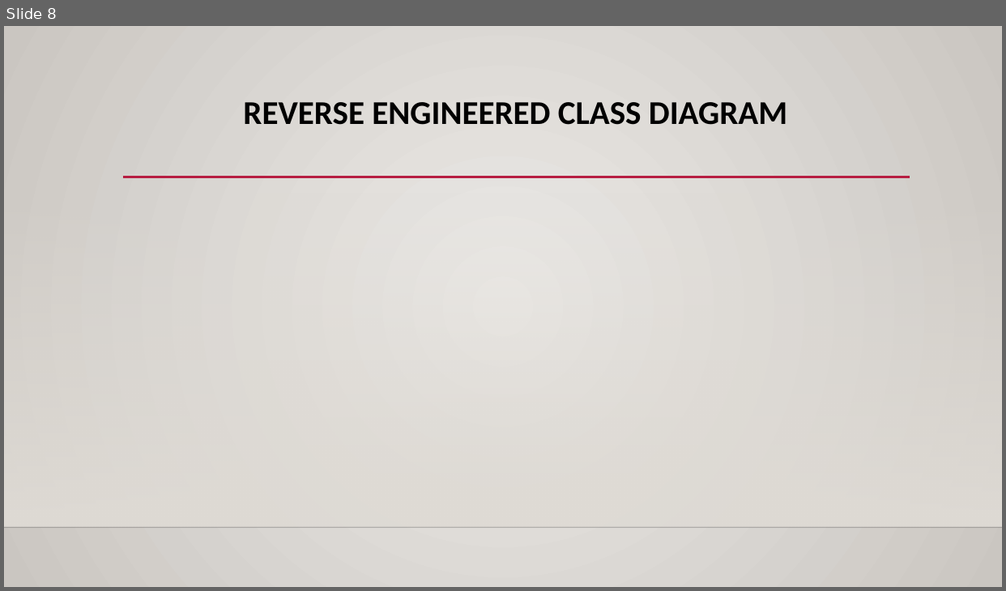
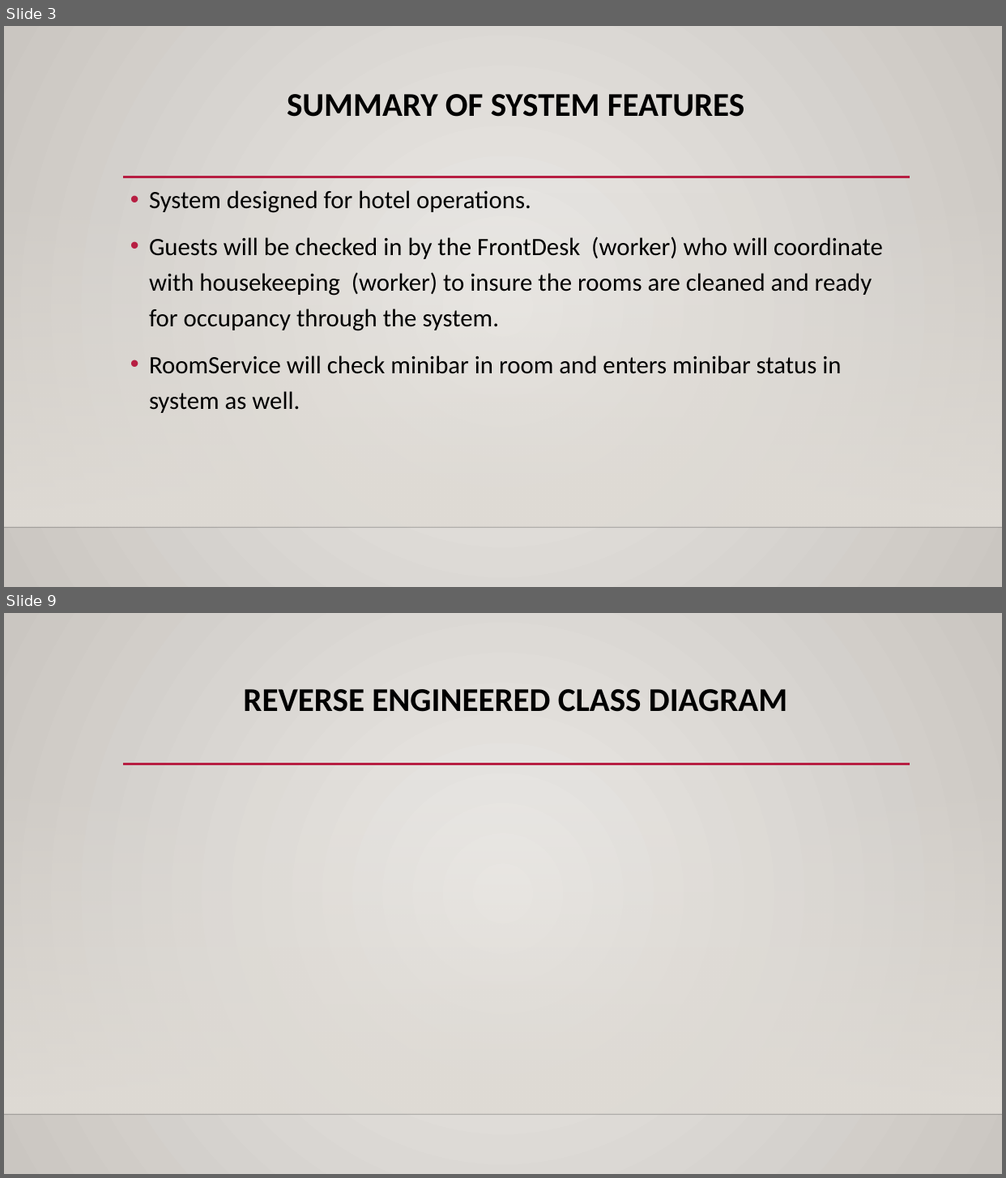
Before and after one commit to nyaundid/Hotel_Management-, a slide deck: Final_Presentation.pptx. Shown one above the other, each under a label of ours: slide 8 before the commit, slides 3 and 9 after it; the slides between them are not shown. The pictures are 1006x591 and 1006x1178 pixels, drawn with LibreOffice and Linux fonts; fonts in the diff are those of the drawing; background and template pictures are left out. Boxes give left, top, right and bottom in pixels: in the first picture for what was removed or moved away, otherwise in the second. Text is boxed around its words. In the diff, an @@ line names an element or a change of style, - is before the commit and + after.

```diff
--- a/Final_Presentation.pptx
+++ b/Final_Presentation.pptx
@@ slide 3 added at (4,26,1002,587), background gradient #ECEAE7 to #CAC7C1; not listed: 3 template elements that a slide beside it also shows @@
@@ title added at (287,94,744,117), 32 pt, text #000000, bold @@
+SUMMARY OF SYSTEM FEATURES
@@ text added at (149,190,883,413), 24 pt, text #000000 @@
+• System designed for hotel operations.
+• Guests will be checked in by the FrontDesk (worker) who will coordinate with housekeeping (worker) to insure the rooms are cleaned and ready for occupancy through the system.
+• RoomService will check minibar in room and enters minibar status in system as well.
@@ what was slide 8 is now slide 9 @@
```
Also in this commit, not shown: 5 slides changed, 2 other slides added, 2 slides removed.
